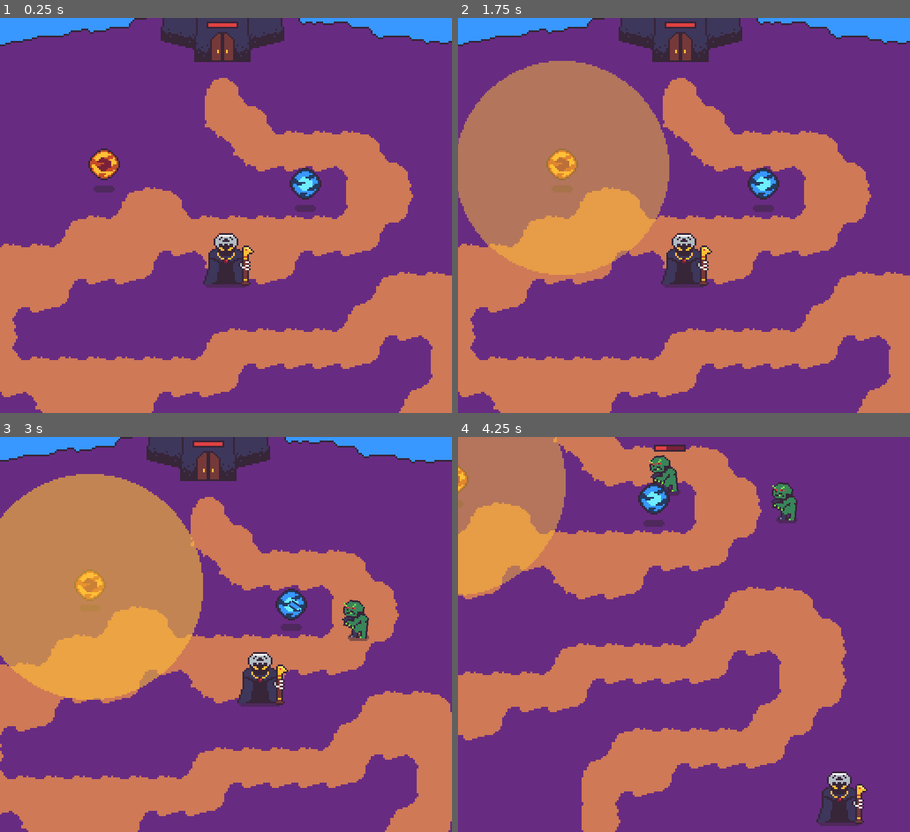
Above: before the commit, frames 1-4 (two rows, left to right).
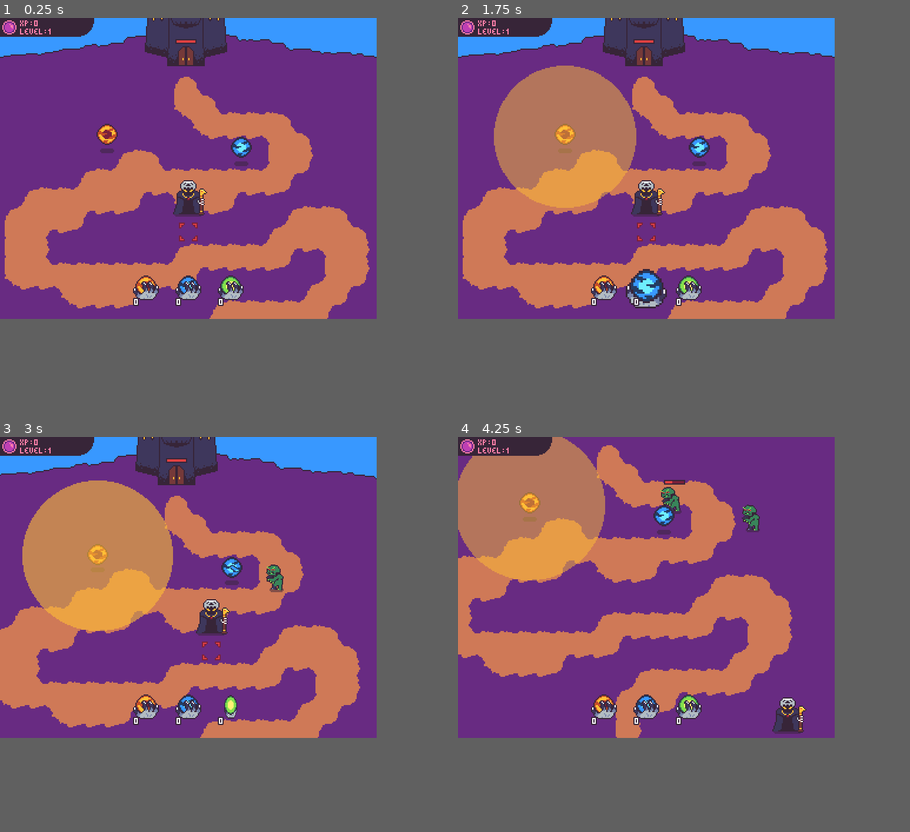
Above: after the commit, the same moments.

Repository: rthurmed/OrbTower
Game: Godot game, scene res://src/Main.tscn
Same seed, same stepped clock (60 frames per second), same inputs: the game is played once before the commit and once after it.
Inputs (mouse positions are in pixels of both pictures, inside the frame that each line leads up to):
- Up to frame 1 (0.25 s): no input
- Up to frame 2 (1.75 s): click (634, 377) at 0.52 s; click (684, 377) at 1.27 s
- Up to frame 3 (3 s): click (275, 796) at 2.02 s; move the mouse to (325, 614) at 2.77 s; hold L (right) from 2.78 s (still down)
- Up to frame 4 (4.25 s): move the mouse to (593, 654) at 3.52 s; release L (right) at 3.53 s; hold K (down) from 3.53 s (still down)
In our replay, the window is 768x672 before the commit and 640x512 after it. These sizes can differ from the game's own. Grey fills any space a smaller window leaves; there, only what the larger window draws over its background counts as a difference.

The runs differ from the first frame. In frame 1, 46% of the frame differs, in the area x 0-100%, y 0-100%; in frame 2, 51%; in frame 3, 48%; in frame 4, 39%.

Commit message:
WIP Ui implementation

Diff:
--- /dev/null
+++ b/assets/font/default_font.tres
@@ -0,0 +1,9 @@
+[gd_resource type="DynamicFont" load_steps=2 format=2]
+
+[ext_resource path="res://assets/font/Last Spaceship.ttf" type="DynamicFontData" id=1]
+
+[resource]
+size = 8
+use_mipmaps = true
+extra_spacing_top = 8
+font_data = ExtResource( 1 )
--- /dev/null
+++ b/assets/font/text_font.tres
@@ -0,0 +1,10 @@
+[gd_resource type="DynamicFont" load_steps=2 format=2]
+
+[ext_resource path="res://assets/font/Last Spaceship.ttf" type="DynamicFontData" id=1]
+
+[resource]
+size = 8
+outline_size = 1
+outline_color = Color( 0.215686, 0.145098, 0.219608, 1 )
+extra_spacing_top = -5
+font_data = ExtResource( 1 )
--- /dev/null
+++ b/assets/font/ui_font.tres
@@ -0,0 +1,8 @@
+[gd_resource type="DynamicFont" load_steps=2 format=2]
+
+[ext_resource path="res://assets/font/Last Spaceship.ttf" type="DynamicFontData" id=1]
+
+[resource]
+use_mipmaps = true
+extra_spacing_top = 8
+font_data = ExtResource( 1 )
--- /dev/null
+++ b/assets/ui/hand_back.tres
@@ -0,0 +1,7 @@
+[gd_resource type="AtlasTexture" load_steps=2 format=2]
+
+[ext_resource path="res://assets/ui-Sheet.png" type="Texture" id=1]
+
+[resource]
+atlas = ExtResource( 1 )
+region = Rect2( 0, 48, 32, 16 )
--- /dev/null
+++ b/assets/ui/hand_front.tres
@@ -0,0 +1,7 @@
+[gd_resource type="AtlasTexture" load_steps=2 format=2]
+
+[ext_resource path="res://assets/ui-Sheet.png" type="Texture" id=1]
+
+[resource]
+atlas = ExtResource( 1 )
+region = Rect2( 32, 48, 32, 16 )
--- /dev/null
+++ b/assets/ui/placement_anchor.tres
@@ -0,0 +1,7 @@
+[gd_resource type="AtlasTexture" load_steps=2 format=2]
+
+[ext_resource path="res://assets/ui-Sheet.png" type="Texture" id=1]
+
+[resource]
+atlas = ExtResource( 1 )
+region = Rect2( 16, 16, 16, 16 )
--- /dev/null
+++ b/assets/ui/power_button_disabled.tres
@@ -0,0 +1,7 @@
+[gd_resource type="AtlasTexture" load_steps=2 format=2]
+
+[ext_resource path="res://assets/ui-Sheet.png" type="Texture" id=1]
+
+[resource]
+atlas = ExtResource( 1 )
+region = Rect2( 64, 32, 32, 16 )
--- /dev/null
+++ b/assets/ui/power_button_focus.tres
@@ -0,0 +1,7 @@
+[gd_resource type="AtlasTexture" load_steps=2 format=2]
+
+[ext_resource path="res://assets/ui-Sheet.png" type="Texture" id=1]
+
+[resource]
+atlas = ExtResource( 1 )
+region = Rect2( 32, 32, 32, 16 )
--- /dev/null
+++ b/assets/ui/power_button_normal.tres
@@ -0,0 +1,7 @@
+[gd_resource type="AtlasTexture" load_steps=2 format=2]
+
+[ext_resource path="res://assets/ui-Sheet.png" type="Texture" id=1]
+
+[resource]
+atlas = ExtResource( 1 )
+region = Rect2( 0, 32, 32, 16 )
--- a/project.godot
+++ b/project.godot
@@ -54,12 +54,16 @@
 
 [display]
 
-window/size/width=256
-window/size/height=224
+window/size/width=320
+window/size/height=256
 window/size/test_width=640
-window/size/test_height=560
+window/size/test_height=512
 window/stretch/mode="2d"
 window/stretch/aspect="keep"
+
+[gui]
+
+theme/custom_font="res://assets/font/default_font.tres"
 
 [importer_defaults]
 
@@ -89,26 +93,41 @@
 
 up={
 "deadzone": 0.5,
-"events": [ Object(InputEventKey,"resource_local_to_scene":false,"resource_name":"","device":0,"alt":false,"shift":false,"control":false,"meta":false,"command":false,"pressed":false,"scancode":16777232,"physical_scancode":0,"unicode":0,"echo":false,"script":null)
-, Object(InputEventKey,"resource_local_to_scene":false,"resource_name":"","device":0,"alt":false,"shift":false,"control":false,"meta":false,"command":false,"pressed":false,"scancode":73,"physical_scancode":0,"unicode":0,"echo":false,"script":null)
+"events": [ Object(InputEventKey,"resource_local_to_scene":false,"resource_name":"","device":0,"alt":false,"shift":false,"control":false,"meta":false,"command":false,"pressed":false,"scancode":73,"physical_scancode":0,"unicode":0,"echo":false,"script":null)
+, Object(InputEventKey,"resource_local_to_scene":false,"resource_name":"","device":0,"alt":false,"shift":false,"control":false,"meta":false,"command":false,"pressed":false,"scancode":87,"physical_scancode":0,"unicode":0,"echo":false,"script":null)
  ]
 }
 down={
 "deadzone": 0.5,
-"events": [ Object(InputEventKey,"resource_local_to_scene":false,"resource_name":"","device":0,"alt":false,"shift":false,"control":false,"meta":false,"command":false,"pressed":false,"scancode":16777234,"physical_scancode":0,"unicode":0,"echo":false,"script":null)
-, Object(InputEventKey,"resource_local_to_scene":false,"resource_name":"","device":0,"alt":false,"shift":false,"control":false,"meta":false,"command":false,"pressed":false,"scancode":75,"physical_scancode":0,"unicode":0,"echo":false,"script":null)
+"events": [ Object(InputEventKey,"resource_local_to_scene":false,"resource_name":"","device":0,"alt":false,"shift":false,"control":false,"meta":false,"command":false,"pressed":false,"scancode":75,"physical_scancode":0,"unicode":0,"echo":false,"script":null)
+, Object(InputEventKey,"resource_local_to_scene":false,"resource_name":"","device":0,"alt":false,"shift":false,"control":false,"meta":false,"command":false,"pressed":false,"scancode":83,"physical_scancode":0,"unicode":0,"echo":false,"script":null)
  ]
 }
 right={
 "deadzone": 0.5,
-"events": [ Object(InputEventKey,"resource_local_to_scene":false,"resource_name":"","device":0,"alt":false,"shift":false,"control":false,"meta":false,"command":false,"pressed":false,"scancode":16777233,"physical_scancode":0,"unicode":0,"echo":false,"script":null)
-, Object(InputEventKey,"resource_local_to_scene":false,"resource_name":"","device":0,"alt":false,"shift":false,"control":false,"meta":false,"command":false,"pressed":false,"scancode":76,"physical_scancode":0,"unicode":0,"echo":false,"script":null)
+"events": [ Object(InputEventKey,"resource_local_to_scene":false,"resource_name":"","device":0,"alt":false,"shift":false,"control":false,"meta":false,"command":false,"pressed":false,"scancode":76,"physical_scancode":0,"unicode":0,"echo":false,"script":null)
+, Object(InputEventKey,"resource_local_to_scene":false,"resource_name":"","device":0,"alt":false,"shift":false,"control":false,"meta":false,"command":false,"pressed":false,"scancode":68,"physical_scancode":0,"unicode":0,"echo":false,"script":null)
  ]
 }
 left={
 "deadzone": 0.5,
-"events": [ Object(InputEventKey,"resource_local_to_scene":false,"resource_name":"","device":0,"alt":false,"shift":false,"control":false,"meta":false,"command":false,"pressed":false,"scancode":16777231,"physical_scancode":0,"unicode":0,"echo":false,"script":null)
-, Object(InputEventKey,"resource_local_to_scene":false,"resource_name":"","device":0,"alt":false,"shift":false,"control":false,"meta":false,"command":false,"pressed":false,"scancode":74,"physical_scancode":0,"unicode":0,"echo":false,"script":null)
+"events": [ Object(InputEventKey,"resource_local_to_scene":false,"resource_name":"","device":0,"alt":false,"shift":false,"control":false,"meta":false,"command":false,"pressed":false,"scancode":74,"physical_scancode":0,"unicode":0,"echo":false,"script":null)
+, Object(InputEventKey,"resource_local_to_scene":false,"resource_name":"","device":0,"alt":false,"shift":false,"control":false,"meta":false,"command":false,"pressed":false,"scancode":65,"physical_scancode":0,"unicode":0,"echo":false,"script":null)
+ ]
+}
+power1={
+"deadzone": 0.5,
+"events": [ Object(InputEventKey,"resource_local_to_scene":false,"resource_name":"","device":0,"alt":false,"shift":false,"control":false,"meta":false,"command":false,"pressed":false,"scancode":49,"physical_scancode":0,"unicode":0,"echo":false,"script":null)
+ ]
+}
+power2={
+"deadzone": 0.5,
+"events": [ Object(InputEventKey,"resource_local_to_scene":false,"resource_name":"","device":0,"alt":false,"shift":false,"control":false,"meta":false,"command":false,"pressed":false,"scancode":50,"physical_scancode":0,"unicode":0,"echo":false,"script":null)
+ ]
+}
+power3={
+"deadzone": 0.5,
+"events": [ Object(InputEventKey,"resource_local_to_scene":false,"resource_name":"","device":0,"alt":false,"shift":false,"control":false,"meta":false,"command":false,"pressed":false,"scancode":51,"physical_scancode":0,"unicode":0,"echo":false,"script":null)
  ]
 }
 
--- a/src/game/Currency.gd
+++ b/src/game/Currency.gd
@@ -6,13 +6,8 @@
 signal updated
 
 
-func add(amount):
+func increment(amount):
 	value += amount
-	emit_signal("updated")
-
-
-func remove(amount):
-	value -= amount
 	emit_signal("updated")
 
 
--- a/src/game/collectable/XPOrb.gd
+++ b/src/game/collectable/XPOrb.gd
@@ -21,4 +21,4 @@
 func _on_XPOrb_area_entered(area: Area2D):
 	if area.is_in_group('player'):
 		queue_free()
-		Currency.add(VALUE)
+		Currency.increment(VALUE)
--- a/src/game/player/Player.gd
+++ b/src/game/player/Player.gd
@@ -4,7 +4,14 @@
 const SPEED = 200
 const DECELERATION = 12
 
+onready var xp_label = $UI/XPBar/Label
+
 var move = Vector2.ZERO
+
+
+func _ready():
+	var _ok
+	_ok = Currency.connect("updated", self, "_on_Currency_updated")
 
 
 func _process(delta):
@@ -16,3 +23,12 @@
 	i_move = i_move * SPEED
 	move = lerp(move, i_move, delta * DECELERATION)
 	var _slide = move_and_slide(move)
+
+
+func _on_Currency_updated():
+	xp_label.text = str("XP: ", Currency.value)
+
+
+func _on_HandButton_selected(orb_id):
+	# TODO: place orb on placement anchor
+	print(orb_id)
--- a/src/game/player/Player.tscn
+++ b/src/game/player/Player.tscn
@@ -1,8 +1,11 @@
-[gd_scene load_steps=6 format=2]
+[gd_scene load_steps=10 format=2]
 
 [ext_resource path="res://assets/player.png" type="Texture" id=1]
 [ext_resource path="res://src/game/player/Player.gd" type="Script" id=2]
 [ext_resource path="res://assets/player-Shadow.png" type="Texture" id=3]
+[ext_resource path="res://assets/ui-Sheet.png" type="Texture" id=4]
+[ext_resource path="res://src/game/ui/HandButton.tscn" type="PackedScene" id=5]
+[ext_resource path="res://assets/ui/placement_anchor.tres" type="Texture" id=6]
 
 [sub_resource type="CapsuleShape2D" id=1]
 radius = 2.0
@@ -10,6 +13,10 @@
 
 [sub_resource type="CapsuleShape2D" id=2]
 height = 6.0
+
+[sub_resource type="AtlasTexture" id=3]
+atlas = ExtResource( 4 )
+region = Rect2( 0, 0, 80, 16 )
 
 [node name="Player" type="KinematicBody2D" groups=["player"]]
 script = ExtResource( 2 )
@@ -25,6 +32,13 @@
 position = Vector2( 0, -14 )
 texture = ExtResource( 1 )
 
+[node name="PlacementAnchor" type="Node2D" parent="."]
+position = Vector2( 0, 16 )
+z_index = 10
+
+[node name="Sprite" type="Sprite" parent="PlacementAnchor"]
+texture = ExtResource( 6 )
+
 [node name="CollisionShape2D" type="CollisionShape2D" parent="."]
 rotation = 1.5708
 shape = SubResource( 1 )
@@ -34,3 +48,56 @@
 [node name="CollisionShape2D" type="CollisionShape2D" parent="PlayerBody"]
 position = Vector2( 0, -11 )
 shape = SubResource( 2 )
+
+[node name="UI" type="CanvasLayer" parent="."]
+
+[node name="XPBar" type="Control" parent="UI"]
+margin_right = 40.0
+margin_bottom = 40.0
+
+[node name="Sprite" type="Sprite" parent="UI/XPBar"]
+position = Vector2( 40, 8 )
+texture = SubResource( 3 )
+
+[node name="Label" type="Label" parent="UI/XPBar"]
+margin_left = 17.0
+margin_top = -3.0
+margin_right = 69.0
+margin_bottom = 13.0
+custom_colors/font_color = Color( 1, 0.501961, 0.666667, 1 )
+text = "XP: 0
+"
+
+[node name="Level" type="Label" parent="UI/XPBar"]
+margin_left = 17.0
+margin_top = 4.0
+margin_right = 69.0
+margin_bottom = 20.0
+custom_colors/font_color = Color( 1, 0.501961, 0.666667, 1 )
+text = "LEVEL: 1"
+
+[node name="PowerBar" type="HBoxContainer" parent="UI"]
+anchor_top = 1.0
+anchor_right = 1.0
+anchor_bottom = 1.0
+margin_top = -40.0
+margin_bottom = 1.0
+alignment = 1
+
+[node name="HandButton1" parent="UI/PowerBar" instance=ExtResource( 5 )]
+margin_left = 108.0
+margin_right = 140.0
+
+[node name="HandButton2" parent="UI/PowerBar" instance=ExtResource( 5 )]
+margin_left = 144.0
+margin_right = 176.0
+orb_id = 1
+
+[node name="HandButton3" parent="UI/PowerBar" instance=ExtResource( 5 )]
+margin_left = 180.0
+margin_right = 212.0
+orb_id = 2
+
+[connection signal="selected" from="UI/PowerBar/HandButton1" to="." method="_on_HandButton_selected"]
+[connection signal="selected" from="UI/PowerBar/HandButton2" to="." method="_on_HandButton_selected"]
+[connection signal="selected" from="UI/PowerBar/HandButton3" to="." method="_on_HandButton_selected"]
--- /dev/null
+++ b/src/game/ui/HandButton.gd
@@ -0,0 +1,36 @@
+extends TextureButton
+
+
+export var orb_id = 0
+export var amount = 0
+
+onready var animation = $AnimationPlayer
+onready var orb_sprite = $VisualInstance/Orb
+onready var count_label = $Count/Label
+
+signal selected(orb_id)
+
+
+func _ready():
+	orb_sprite.frame = orb_id
+	count_label.text = str(amount)
+
+
+func _on_HandButton_focus_entered():
+	animation.play("focus")
+
+
+func _on_HandButton_focus_exited():
+	animation.play_backwards("focus")
+
+
+func _on_HandButton_mouse_entered():
+	_on_HandButton_focus_entered()
+
+
+func _on_HandButton_mouse_exited():
+	_on_HandButton_focus_exited()
+
+
+func _on_HandButton_pressed():
+	emit_signal("selected", orb_id)
--- /dev/null
+++ b/src/game/ui/HandButton.tscn
@@ -0,0 +1,163 @@
+[gd_scene load_steps=7 format=2]
+
+[ext_resource path="res://assets/ui/hand_back.tres" type="Texture" id=1]
+[ext_resource path="res://assets/orb-Sheet.png" type="Texture" id=2]
+[ext_resource path="res://src/game/ui/HandButton.gd" type="Script" id=3]
+[ext_resource path="res://assets/font/text_font.tres" type="DynamicFont" id=4]
+
+[sub_resource type="Animation" id=2]
+length = 0.001
+tracks/0/type = "value"
+tracks/0/path = NodePath("VisualInstance/Hand:scale")
+tracks/0/interp = 1
+tracks/0/loop_wrap = true
+tracks/0/imported = false
+tracks/0/enabled = true
+tracks/0/keys = {
+"times": PoolRealArray( 0 ),
+"transitions": PoolRealArray( 1 ),
+"update": 0,
+"values": [ Vector2( 1, 1 ) ]
+}
+tracks/1/type = "value"
+tracks/1/path = NodePath("VisualInstance/Orb:z_index")
+tracks/1/interp = 1
+tracks/1/loop_wrap = true
+tracks/1/imported = false
+tracks/1/enabled = true
+tracks/1/keys = {
+"times": PoolRealArray( 0 ),
+"transitions": PoolRealArray( 1 ),
+"update": 0,
+"values": [ 0 ]
+}
+tracks/2/type = "value"
+tracks/2/path = NodePath("VisualInstance/Orb:scale")
+tracks/2/interp = 1
+tracks/2/loop_wrap = true
+tracks/2/imported = false
+tracks/2/enabled = true
+tracks/2/keys = {
+"times": PoolRealArray( 0 ),
+"transitions": PoolRealArray( 1 ),
+"update": 0,
+"values": [ Vector2( 1, 1 ) ]
+}
+tracks/3/type = "value"
+tracks/3/path = NodePath("VisualInstance:scale")
+tracks/3/interp = 1
+tracks/3/loop_wrap = true
+tracks/3/imported = false
+tracks/3/enabled = true
+tracks/3/keys = {
+"times": PoolRealArray( 0 ),
+"transitions": PoolRealArray( 1 ),
+"update": 0,
+"values": [ Vector2( 1, 1 ) ]
+}
+
+[sub_resource type="Animation" id=1]
+resource_name = "focus"
+length = 0.3
+step = 0.05
+tracks/0/type = "value"
+tracks/0/path = NodePath("VisualInstance/Hand:scale")
+tracks/0/interp = 2
+tracks/0/loop_wrap = true
+tracks/0/imported = false
+tracks/0/enabled = true
+tracks/0/keys = {
+"times": PoolRealArray( 0, 0.3 ),
+"transitions": PoolRealArray( 1, 1 ),
+"update": 0,
+"values": [ Vector2( 1, 1 ), Vector2( -1, 1 ) ]
+}
+tracks/1/type = "value"
+tracks/1/path = NodePath("VisualInstance/Orb:z_index")
+tracks/1/interp = 2
+tracks/1/loop_wrap = true
+tracks/1/imported = false
+tracks/1/enabled = true
+tracks/1/keys = {
+"times": PoolRealArray( 0, 0.2, 0.3 ),
+"transitions": PoolRealArray( 1, 1, 1 ),
+"update": 1,
+"values": [ 0, 1, 1 ]
+}
+tracks/2/type = "value"
+tracks/2/path = NodePath("VisualInstance/Orb:scale")
+tracks/2/interp = 2
+tracks/2/loop_wrap = true
+tracks/2/imported = false
+tracks/2/enabled = true
+tracks/2/keys = {
+"times": PoolRealArray( 0, 0.05, 0.2 ),
+"transitions": PoolRealArray( 1, 1, 1 ),
+"update": 0,
+"values": [ Vector2( 1, 1 ), Vector2( 1, 1 ), Vector2( -1, 1 ) ]
+}
+tracks/3/type = "value"
+tracks/3/path = NodePath("VisualInstance:scale")
+tracks/3/interp = 2
+tracks/3/loop_wrap = true
+tracks/3/imported = false
+tracks/3/enabled = true
+tracks/3/keys = {
+"times": PoolRealArray( 0, 0.15, 0.3 ),
+"transitions": PoolRealArray( 1, 1, 1 ),
+"update": 0,
+"values": [ Vector2( 1, 1 ), Vector2( 1, 1 ), Vector2( 1.6, 1.6 ) ]
+}
+
+[node name="HandButton" type="TextureButton"]
+margin_right = 32.0
+margin_bottom = 32.0
+rect_min_size = Vector2( 32, 32 )
+size_flags_horizontal = 0
+size_flags_vertical = 0
+toggle_mode = true
+script = ExtResource( 3 )
+
+[node name="Count" type="Node2D" parent="."]
+position = Vector2( 5, 27 )
+z_index = 2
+
+[node name="Label" type="Label" parent="Count"]
+anchor_top = 1.0
+anchor_right = 1.0
+anchor_bottom = 1.0
+margin_left = 1.0
+margin_top = 4.0
+margin_right = 4.0
+margin_bottom = 7.0
+custom_fonts/font = ExtResource( 4 )
+text = "111"
+align = 1
+valign = 1
+uppercase = true
+
+[node name="VisualInstance" type="Node2D" parent="."]
+position = Vector2( 16, 12 )
+__meta__ = {
+"_editor_description_": "
+"
+}
+
+[node name="Orb" type="Sprite" parent="VisualInstance"]
+texture = ExtResource( 2 )
+hframes = 4
+vframes = 2
+
+[node name="Hand" type="Sprite" parent="VisualInstance"]
+position = Vector2( 0, 4 )
+texture = ExtResource( 1 )
+
+[node name="AnimationPlayer" type="AnimationPlayer" parent="."]
+anims/RESET = SubResource( 2 )
+anims/focus = SubResource( 1 )
+
+[connection signal="focus_entered" from="." to="." method="_on_HandButton_focus_entered"]
+[connection signal="focus_exited" from="." to="." method="_on_HandButton_focus_exited"]
+[connection signal="mouse_entered" from="." to="." method="_on_HandButton_mouse_entered"]
+[connection signal="mouse_exited" from="." to="." method="_on_HandButton_mouse_exited"]
+[connection signal="pressed" from="." to="." method="_on_HandButton_pressed"]
Binary file added: assets/font/Last Spaceship.ttf
Binary file added: assets/ui-Sheet.png
Not shown, added: assets/ui-Sheet.png.import
